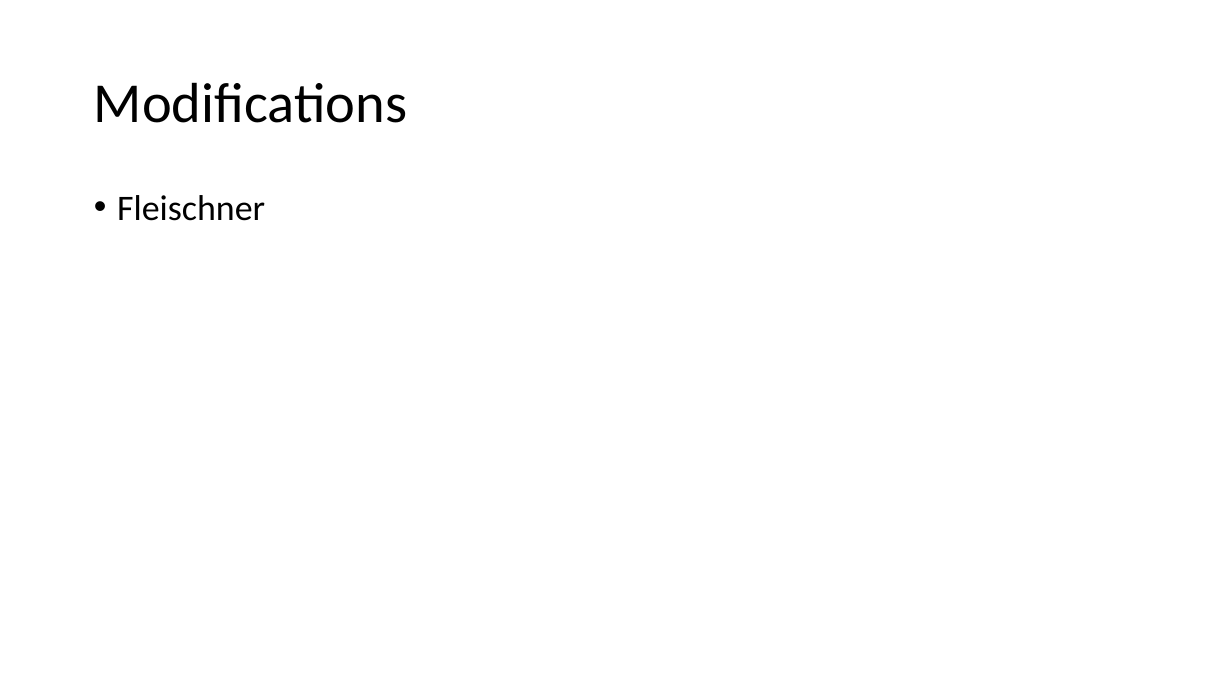
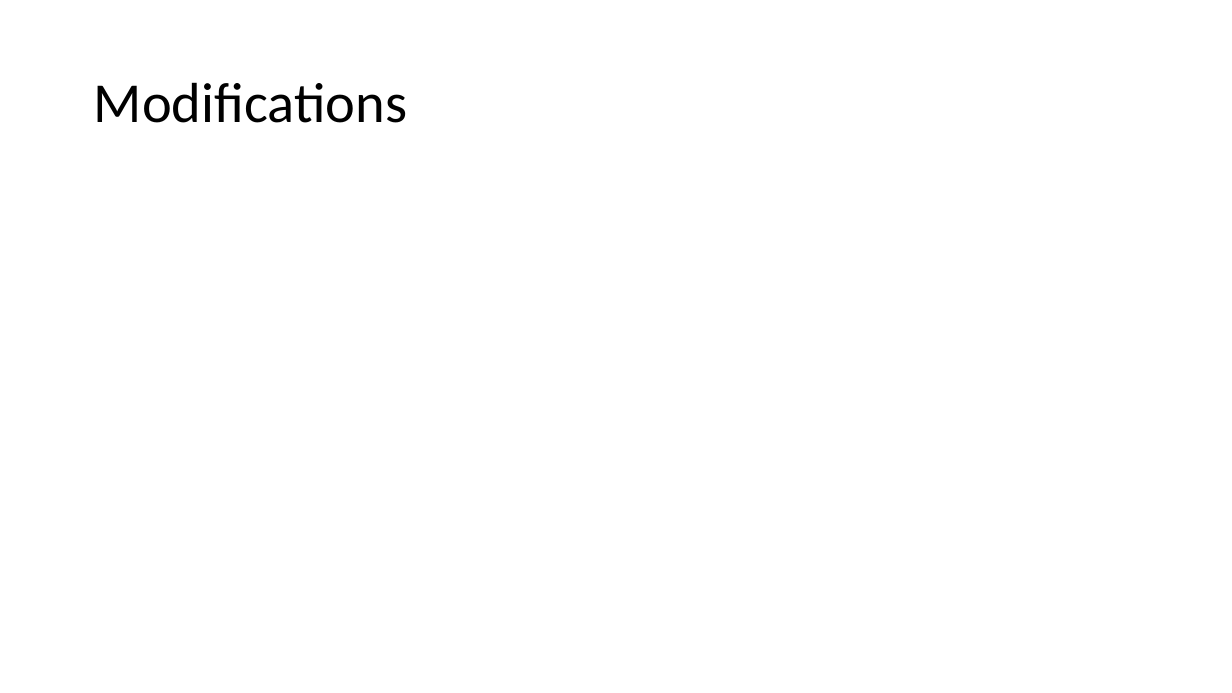
Before and after one commit to Speedphil544/Vortrag, a slide deck: slide 19 of MMCFP.pptx (slide 20 before the commit). Drawn at 1232x693 pixels with LibreOffice and Linux fonts; fonts in the diff are those of the drawing; grey boxes stand for pictures. Boxes give left, top, right and bottom in pixels: in the first picture for what was removed or moved away, otherwise in the second. Text is boxed around its words. In the diff, an @@ line names an element or a change of style, - is before the commit and + after.

```diff
--- a/MMCFP.pptx
+++ b/MMCFP.pptx
@@ text removed at [117,195,265,221] @@
-• Fleischner
```
Also in this commit, not shown: 4 other slides changed, 1 slide removed.
